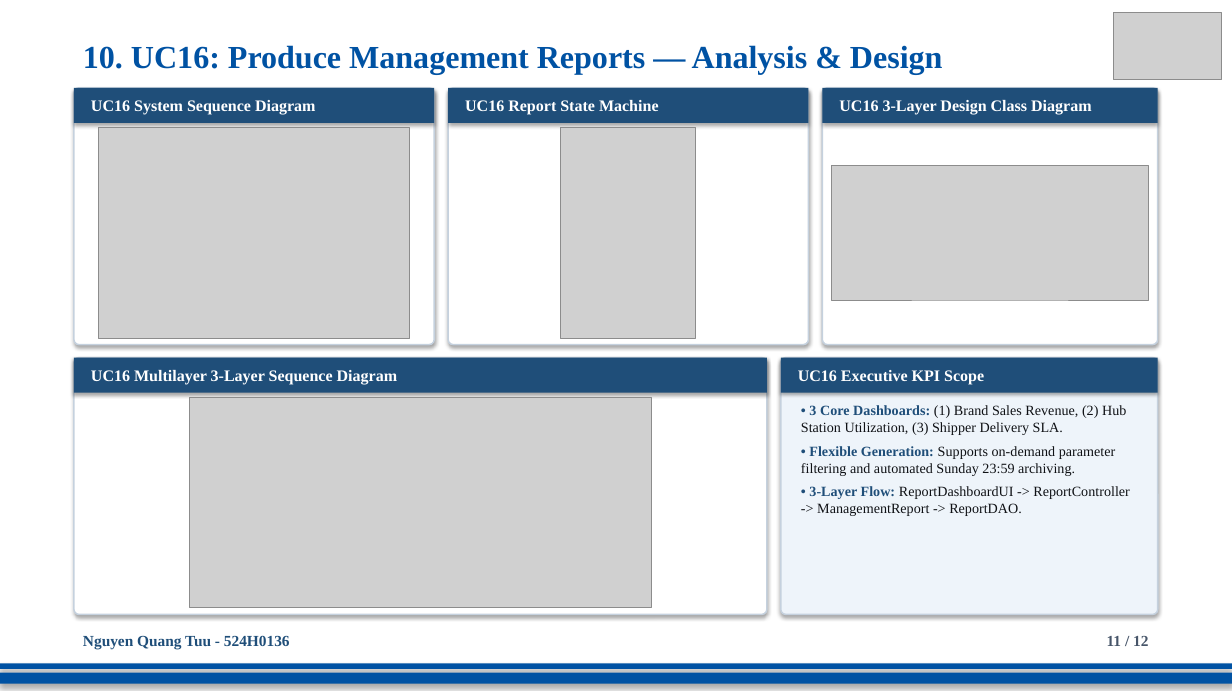
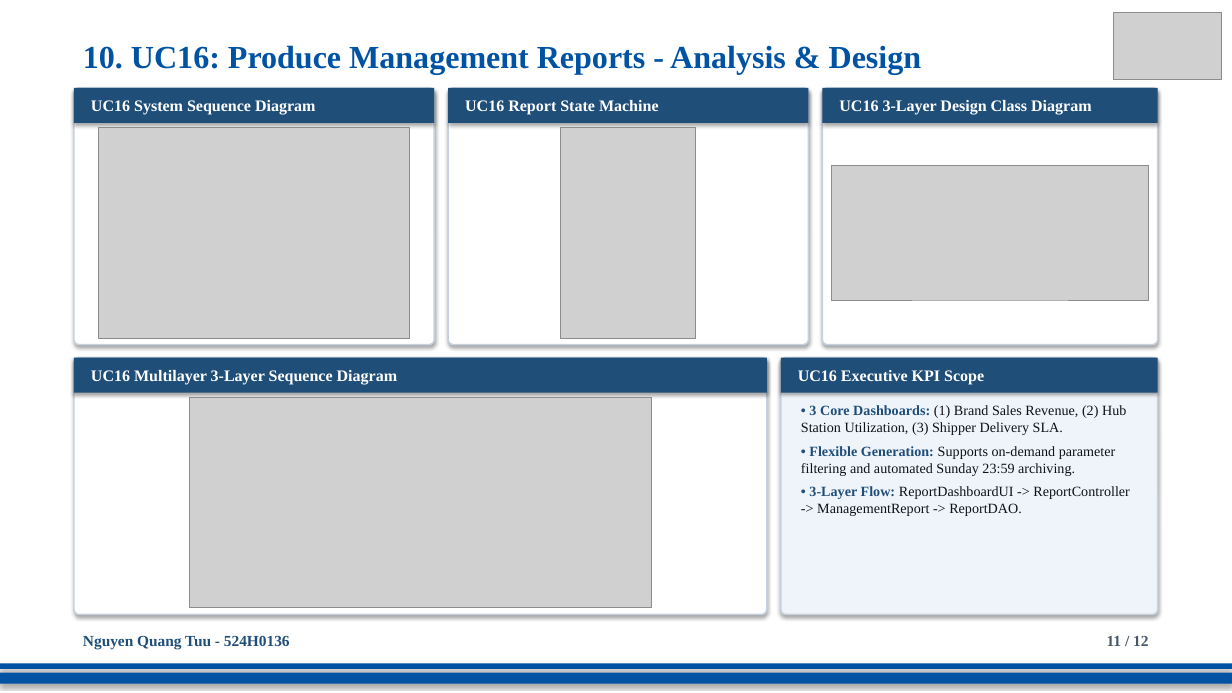
Before and after one commit to DoQuocTrung06/SaigonBite-RAD-TeamF10, a slide deck: slide 11 of Part_2/TeamF10_Presentation_for_SaigonBite.pptx. Drawn at 1232x693 pixels with LibreOffice and Linux fonts; fonts in the diff are those of the drawing; grey boxes stand for pictures. Boxes give left, top, right and bottom in pixels: in the first picture for what was removed or moved away, otherwise in the second. Text is boxed around its words. In the diff, an @@ line names an element or a change of style, - is before the commit and + after.

Commit message:
docs(part2): update BRS/SRS report and finalize Part 2 presentation slide deck

```diff
--- a/Part_2/TeamF10_Presentation_for_SaigonBite.pptx
+++ b/Part_2/TeamF10_Presentation_for_SaigonBite.pptx
@@ text at [83,45,922,75]: text changed @@
-10. UC16: Produce Management Reports — Analysis & Design
+10. UC16: Produce Management Reports - Analysis & Design
```
Also in this commit, not shown: 9 other slides changed, 1 other file.
